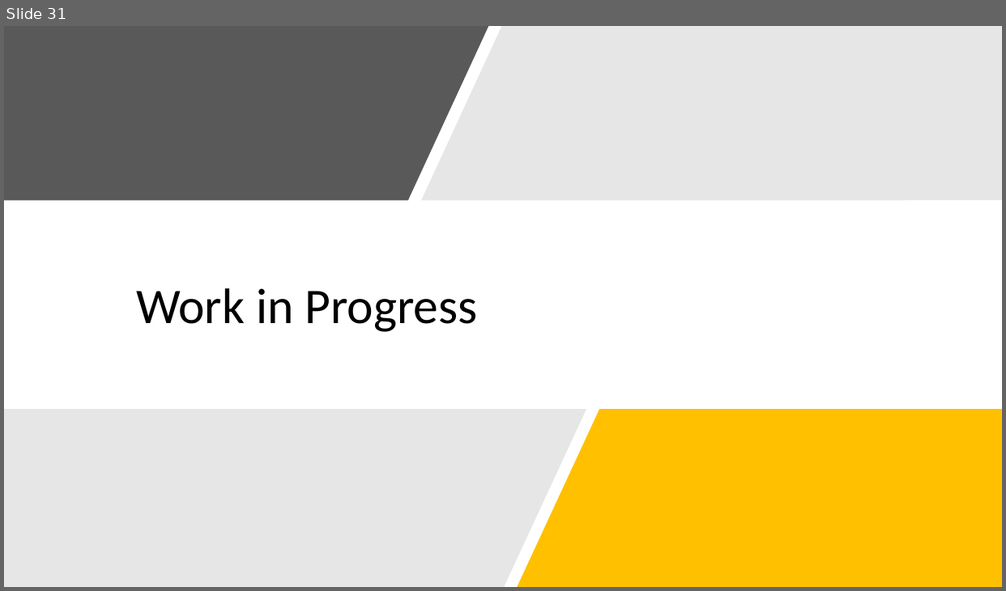
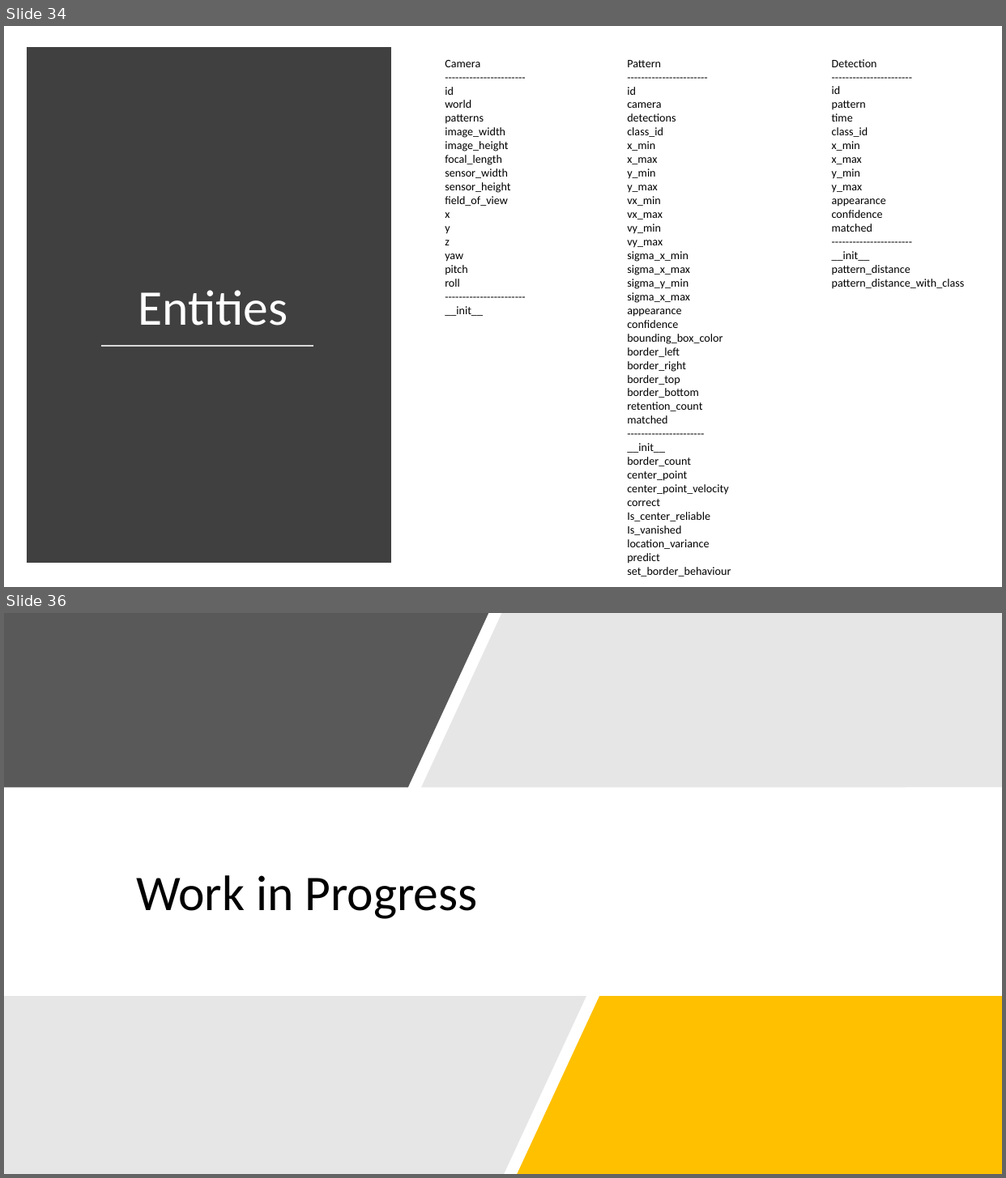
Before and after one commit to SakariLampola/Thesis, a slide deck: presentations/Audit 20180301.pptx. Shown one above the other, each under a label of ours: slide 31 before the commit, slides 34 and 36 after it; the slides between them are not shown. The pictures are 1006x591 and 1006x1178 pixels, drawn with LibreOffice and Linux fonts; fonts in the diff are those of the drawing. Boxes give left, top, right and bottom in pixels: in the first picture for what was removed or moved away, otherwise in the second. Text is boxed around its words. In the diff, an @@ line names an element or a change of style, - is before the commit and + after.

```diff
--- a/presentations/Audit 20180301.pptx
+++ b/presentations/Audit 20180301.pptx
@@ slide 34 added at (4, 26, 1002, 587), background #FFFFFF @@
@@ rectangle added at (32, 52, 386, 558), fill #404040, outline #404040 10 pt @@
@@ text added at (445, 60, 510, 316), 11 pt, text #000000 @@
+Camera
+-----------------------
+id
+world
+patterns
+image_width
+image_height
+focal_length
+sensor_width
+sensor_height
+field_of_view
+x
+y
+z
+yaw
+pitch
+roll
+-----------------------
+__init__
@@ text added at (627, 60, 731, 577), 11 pt, text #000000 @@
+Pattern
+-----------------------
+id
+camera
+detections
+class_id
+x_min
+x_max
+y_min
+y_max
+vx_min
+vx_max
+vy_min
+vy_max
+sigma_x_min
+sigma_x_max
+sigma_y_min
+sigma_x_max
+appearance
+confidence
+bounding_box_color
+border_left
+border_right
+border_top
+border_bottom
+retention_count
+matched
+----------------------
+__init__
+border_count
+center_point
+center_point_velocity
+correct
+Is_center_reliable
+Is_vanished
+location_variance
+predict
+set_border_behaviour
@@ text added at (832, 59, 965, 289), 11 pt, text #000000 @@
+Detection
+-----------------------
+id
+pattern
+time
+class_id
+x_min
+x_max
+y_min
+y_max
+appearance
+confidence
+matched
+-----------------------
+__init__
+pattern_distance
+pattern_distance_with_class
@@ text added at (138, 290, 288, 326), 48 pt, text #FFFFFF @@
+Entities
@@ line added from (101, 347) to (313, 347), #D9D9D9 1.75 pt @@
@@ what was slide 31 is now slide 36 @@
```
Also in this commit, not shown: 4 other slides added, 13 other files.
